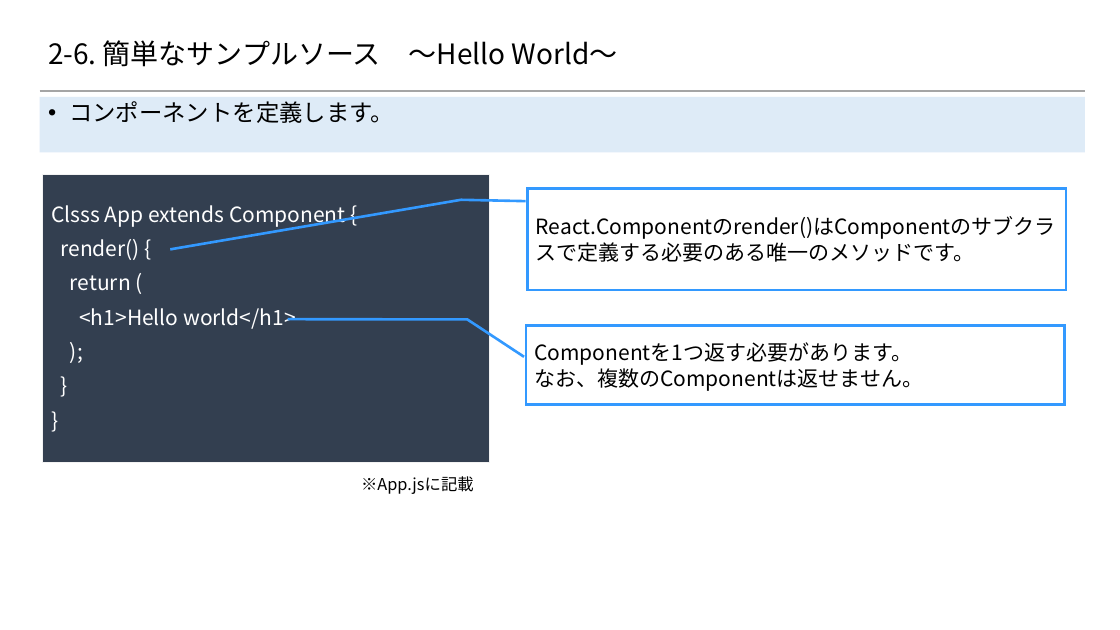
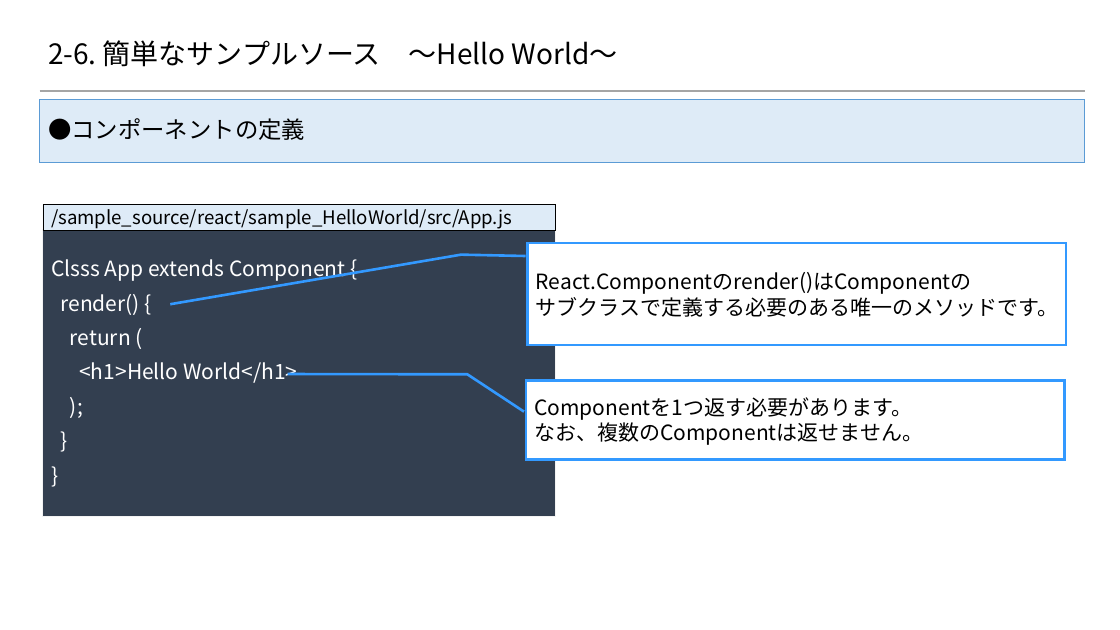
Before and after one commit to 2018SYSTEMI34/diary, a slide deck: slide 38 of doc/02_SlideShare/01.ネタ/２_Reactの基礎/Reactを用いたスマホアプリケーション開発入門 Reactの基礎編.pptx. Drawn at 1120x630 pixels with LibreOffice and Linux fonts; fonts in the diff are those of the drawing; background and template pictures are left out. Boxes give left, top, right and bottom in pixels: in the first picture for what was removed or moved away, otherwise in the second. Text is boxed around its words. In the diff, an @@ line names an element or a change of style, - is before the commit and + after.

```diff
--- a/doc/02_SlideShare/01.ネタ/２_Reactの基礎/Reactを用いたスマホアプリケーション開発入門 Reactの基礎編.pptx
+++ b/doc/02_SlideShare/01.ネタ/２_Reactの基礎/Reactを用いたスマホアプリケーション開発入門 Reactの基礎編.pptx
@@ text "●コンポーネントの定義": place and size @@
-text "●コンポーネントの定義" at [39,97,1085,152]
+text "●コンポーネントの定義" at [39,99,1085,163]
@@ text "●コンポーネントの定義" at [39,99,1085,163]: vertical alignment top to middle @@
@@ text at [48,118,305,140]: text changed @@
-• コンポーネントを定義します。
+●コンポーネントの定義
@@ rectangle added at [43,204,555,230], fill #DEEBF7, outline #000000 0.25 pt, 16 pt, text #000000 @@
+/sample_source/react/sample_HelloWorld/src/App.js
@@ rectangle "Clsss App extends Component {": place and size @@
-rectangle "Clsss App extends Component {" at [43,175,489,463]
+rectangle "Clsss App extends Component {" at [43,229,555,518]
@@ 2 border callouts, 1 text: place and size @@
-2 border callouts, 1 text at [405,188,1066,405]
+2 border callouts, 1 text at [405,243,1066,460]
@@ text in border callout at [536,272,1058,317]: text changed @@
-React.Componentのrender()はComponentのサブクラスで定義する必要のある唯一のメソッドです。
+React.Componentのrender()はComponentの
+サブクラスで定義する必要のある唯一のメソッドです。
@@ text in rectangle at [79,362,297,383]: text changed @@
-<h1>Hello world</h1>
+<h1>Hello World</h1>
@@ text removed at [361,476,474,494] @@
-※App.jsに記載
```
Also in this commit, not shown: 44 other slides changed.
